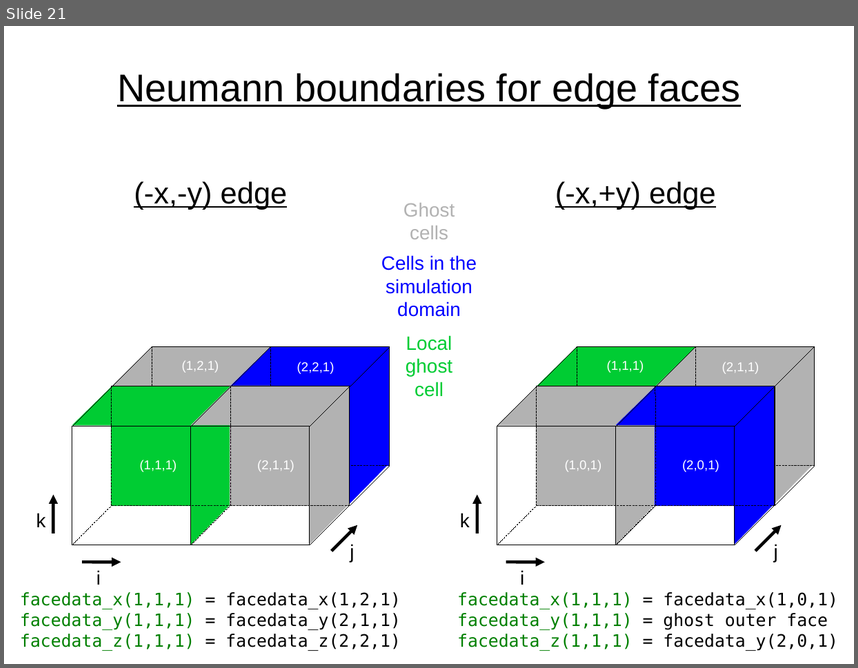
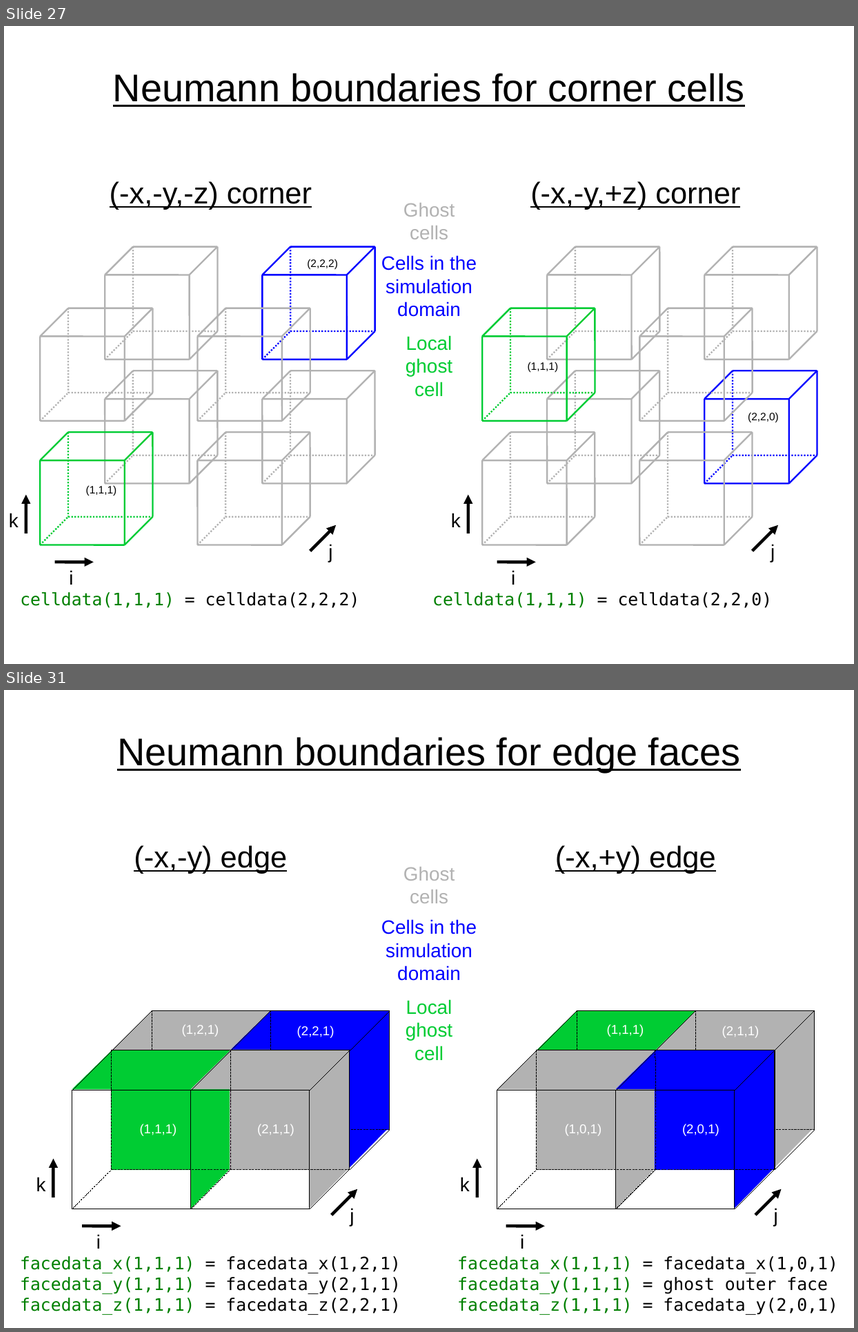
Before and after one commit to fmihpc/rhybrid, a slide deck: doc/cell_indexing.odp. Shown one above the other, each under a label of ours: slide 21 before the commit, slides 27 and 31 after it; the slides between them are not shown. The pictures are 858x668 and 858x1332 pixels, drawn with LibreOffice and Linux fonts; fonts in the diff are those of the drawing. Boxes give left, top, right and bottom in pixels: in the first picture for what was removed or moved away, otherwise in the second. Text is boxed around its words. In the diff, an @@ line names an element or a change of style, - is before the commit and + after.

Commit message:
checked cell boundary conditions 	modified:   doc/cell_indexing.odp 	modified:   doc/cell_indexing.pdf 	modified:   src/hybrid_propagator.cpp

```diff
--- a/doc/cell_indexing.odp
+++ b/doc/cell_indexing.odp
@@ slide 27 added at [4,26,854,664], background #FFFFFF @@
@@ text added at [113,73,745,107], 36 pt, text #000000, underline @@
+Neumann boundaries for corner cells
@@ text added at [110,181,312,210], 28 pt, text #000000, underline @@
+(-x,-y,-z) corner
@@ text added at [530,181,740,210], 28 pt, text #000000, underline @@
+(-x,-y,+z) corner
@@ text added at [404,203,455,239], 18 pt, text #B2B2B2 @@
+Ghost
+cells
@@ text added at [307,259,338,269], 10 pt, text #000000 @@
+(2,2,2)
@@ text added at [381,255,477,316], 18 pt, text #0000FF @@
+Cells in the simulation domain
@@ group added at [105,247,218,359]: 12 lines @@
@@ group added at [263,247,375,359]: 12 lines @@
@@ text added at [406,335,452,397], 18 pt, text #00CC33 @@
+Local ghost
+cell
@@ group added at [547,247,660,359]: 12 lines @@
@@ group added at [705,247,818,359]: 12 lines @@
@@ text added at [528,361,559,372], 10 pt, text #000000 @@
+(1,1,1)
@@ group added at [41,308,153,421]: 12 lines @@
@@ group added at [198,308,310,421]: 12 lines @@
@@ group added at [482,308,595,421]: 12 lines @@
@@ group added at [639,308,753,421]: 12 lines @@
@@ text added at [748,412,779,422], 10 pt, text #000000 @@
+(2,2,0)
@@ group added at [105,371,218,483]: 12 lines @@
@@ group added at [263,371,375,483]: 12 lines @@
@@ group added at [547,371,660,483]: 12 lines @@
@@ group added at [704,371,818,483]: 12 lines @@
@@ text added at [86,485,117,496], 10 pt, text #000000 @@
+(1,1,1)
@@ group added at [41,432,153,544]: 12 lines @@
@@ group added at [198,432,310,544]: 12 lines @@
@@ group added at [482,432,595,544]: 12 lines @@
@@ group added at [639,432,753,544]: 12 lines @@
@@ group added at [9,495,337,584]: 3 arrows, 3 texts @@
+i
+k
+j
@@ group added at [451,495,778,584]: 3 arrows, 3 texts @@
+i
+k
+j
@@ text added at [20,592,360,608], 16 pt, text #000000 @@
+celldata(1,1,1) = celldata(2,2,2)
@@ text added at [432,592,773,608], 16 pt, text #000000 @@
+celldata(1,1,1) = celldata(2,2,0)
@@ what was slide 21 is now slide 31 @@
```
Also in this commit, not shown: 9 other slides added, 2 other files.
